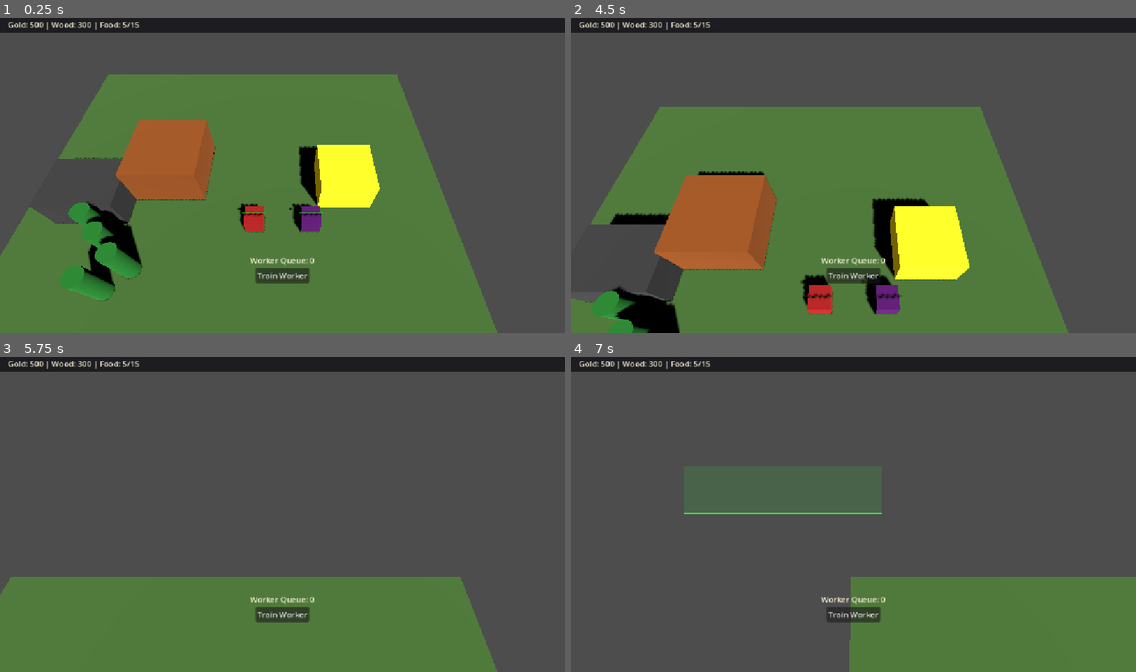
Above: before the commit, frames 1-4 (two rows, left to right).
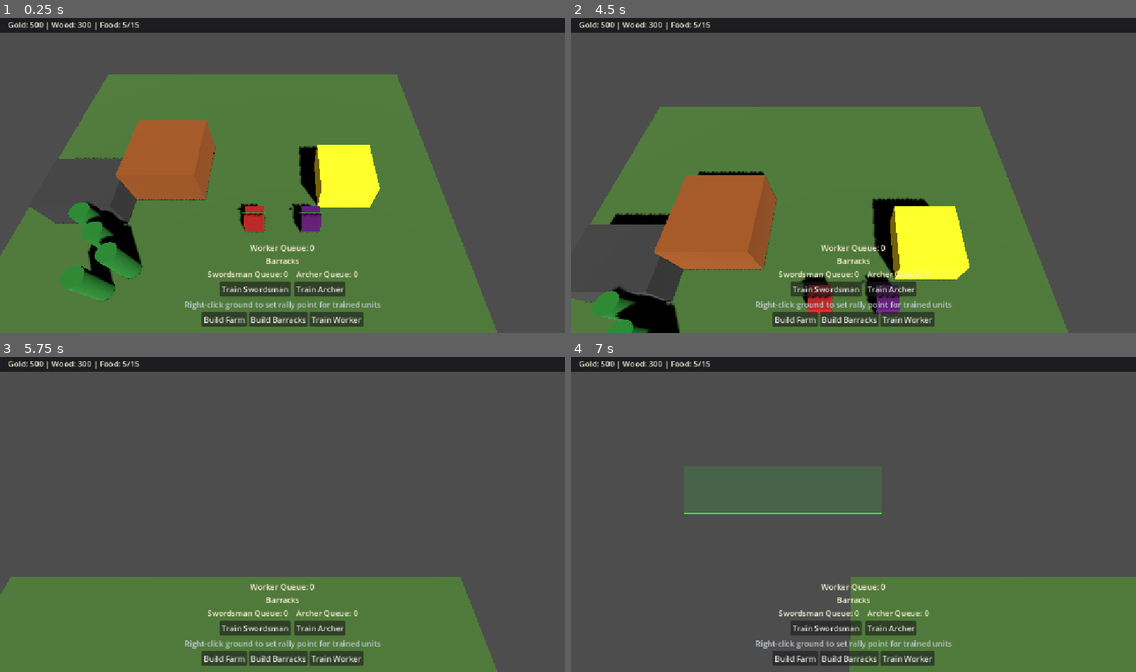
Above: after the commit, the same moments.

Repository: nplvkntx/endless-battle
Game: Godot game, scene res://scenes/combat_test.tscn
Same seed, same stepped clock (60 frames per second), same inputs: the game is played once before the commit and once after it. This scene is started directly instead of the project's main scene.
Inputs (mouse positions are in pixels of both pictures, inside the frame that each line leads up to):
- Up to frame 1 (0.25 s): no input
- Up to frame 2 (4.5 s): click "Train Worker" at 0.5 s; click (825, 288) at 1.25 s, where only the run after the commit has a clickable "Train Swordsman"; click (893, 288) at 2 s, where only the run after the commit has a clickable "Train Archer"; click (797, 320) at 2.75 s, where only the run after the commit has a clickable "Build Farm"; click (847, 320) at 3.5 s, where only the run after the commit has a clickable "Build Barracks"; tap Enter at 4.25 s; move the mouse to (825, 238) at 4.27 s; hold Up (ui_up) from 4.28 s (still down); tap B at 4.35 s; click (825, 238) at 4.42 s
- Up to frame 3 (5.75 s): release Up (ui_up) at 5 s; drag from (452, 561) to (254, 577) at 5.02 s
- Up to frame 4 (7 s): move the mouse to (684, 467) at 5.77 s; hold Left (ui_left) 5.78-6.5 s; tap T at 5.85 s; click (684, 467) at 5.92 s; drag from (881, 514) to (684, 467) at 6.52 s

The runs differ from the first frame. In frame 1, 3.5% of the frame differs, in the area x 32-68%, y 72-98%; in frame 2, 3.3%; in frame 3, 3.5%; in frame 4, 3.3%.
Error before the commit: Invalid assignment of property or key 'visible' with value of type 'bool' on a base object of type 'null instance'. (res://scripts/ui/build_commands.gd:28)

Commit message:
Add selected command panel

Diff:
--- a/scenes/main.tscn
+++ b/scenes/main.tscn
@@ -126,7 +126,8 @@
 theme_override_colors/font_color = Color(0.95, 0.92, 0.82, 1)
 text = "Health: 100 / 100"
 
-[node name="BuildCommands" type="VBoxContainer" parent="GameUI"]
+[node name="SelectionCommandPanel" type="PanelContainer" parent="GameUI"]
+visible = false
 anchors_preset = 7
 anchor_left = 0.5
 anchor_top = 1.0
@@ -138,78 +139,90 @@
 offset_bottom = -12.0
 grow_horizontal = 2
 grow_vertical = 0
-mouse_filter = 2
+mouse_filter = 0
+theme_override_styles/panel = SubResource("StyleBoxFlat_selection_info")
 script = ExtResource("12_build_commands")
 
-[node name="WorkerQueueLabel" type="Label" parent="GameUI/BuildCommands"]
+[node name="MarginContainer" type="MarginContainer" parent="GameUI/SelectionCommandPanel"]
+layout_mode = 2
+
+[node name="VBoxContainer" type="VBoxContainer" parent="GameUI/SelectionCommandPanel/MarginContainer"]
+layout_mode = 2
+theme_override_constants/separation = 6
+
+[node name="WorkerQueueLabel" type="Label" parent="GameUI/SelectionCommandPanel/MarginContainer/VBoxContainer"]
 layout_mode = 2
 theme_override_colors/font_color = Color(0.95, 0.92, 0.82, 1)
 text = "Worker Queue: 0"
 horizontal_alignment = 1
 
-[node name="BarracksPanel" type="VBoxContainer" parent="GameUI/BuildCommands"]
+[node name="BarracksPanel" type="VBoxContainer" parent="GameUI/SelectionCommandPanel/MarginContainer/VBoxContainer"]
 layout_mode = 2
 theme_override_constants/separation = 4
 
-[node name="BarracksTitleLabel" type="Label" parent="GameUI/BuildCommands/BarracksPanel"]
+[node name="BarracksTitleLabel" type="Label" parent="GameUI/SelectionCommandPanel/MarginContainer/VBoxContainer/BarracksPanel"]
 layout_mode = 2
 theme_override_colors/font_color = Color(0.95, 0.92, 0.82, 1)
 text = "Barracks"
 horizontal_alignment = 1
 
-[node name="BarracksQueuesRow" type="HBoxContainer" parent="GameUI/BuildCommands/BarracksPanel"]
+[node name="BarracksQueuesRow" type="HBoxContainer" parent="GameUI/SelectionCommandPanel/MarginContainer/VBoxContainer/BarracksPanel"]
 layout_mode = 2
 alignment = 1
 theme_override_constants/separation = 16
 
-[node name="SwordsmanQueueLabel" type="Label" parent="GameUI/BuildCommands/BarracksPanel/BarracksQueuesRow"]
+[node name="SwordsmanQueueLabel" type="Label" parent="GameUI/SelectionCommandPanel/MarginContainer/VBoxContainer/BarracksPanel/BarracksQueuesRow"]
 layout_mode = 2
 theme_override_colors/font_color = Color(0.95, 0.92, 0.82, 1)
 text = "Swordsman Queue: 0"
 
-[node name="ArcherQueueLabel" type="Label" parent="GameUI/BuildCommands/BarracksPanel/BarracksQueuesRow"]
+[node name="ArcherQueueLabel" type="Label" parent="GameUI/SelectionCommandPanel/MarginContainer/VBoxContainer/BarracksPanel/BarracksQueuesRow"]
 layout_mode = 2
 theme_override_colors/font_color = Color(0.95, 0.92, 0.82, 1)
 text = "Archer Queue: 0"
 
-[node name="BarracksTrainingRow" type="HBoxContainer" parent="GameUI/BuildCommands/BarracksPanel"]
+[node name="BarracksTrainingRow" type="HBoxContainer" parent="GameUI/SelectionCommandPanel/MarginContainer/VBoxContainer/BarracksPanel"]
 layout_mode = 2
 alignment = 1
 theme_override_constants/separation = 8
 
-[node name="TrainSwordsmanButton" type="Button" parent="GameUI/BuildCommands/BarracksPanel/BarracksTrainingRow"]
+[node name="TrainSwordsmanButton" type="Button" parent="GameUI/SelectionCommandPanel/MarginContainer/VBoxContainer/BarracksPanel/BarracksTrainingRow"]
 layout_mode = 2
 text = "Train Swordsman"
 
-[node name="TrainArcherButton" type="Button" parent="GameUI/BuildCommands/BarracksPanel/BarracksTrainingRow"]
+[node name="TrainArcherButton" type="Button" parent="GameUI/SelectionCommandPanel/MarginContainer/VBoxContainer/BarracksPanel/BarracksTrainingRow"]
 layout_mode = 2
 text = "Train Archer"
 
-[node name="RallyPointHintLabel" type="Label" parent="GameUI/BuildCommands/BarracksPanel"]
+[node name="RallyPointHintLabel" type="Label" parent="GameUI/SelectionCommandPanel/MarginContainer/VBoxContainer/BarracksPanel"]
 layout_mode = 2
 theme_override_colors/font_color = Color(0.75, 0.78, 0.82, 1)
 text = "Right-click ground to set rally point for trained units"
 horizontal_alignment = 1
 
-[node name="ButtonsRow" type="HBoxContainer" parent="GameUI/BuildCommands"]
+[node name="ButtonsRow" type="HBoxContainer" parent="GameUI/SelectionCommandPanel/MarginContainer/VBoxContainer"]
 layout_mode = 2
 alignment = 1
 
-[node name="BuildFarmButton" type="Button" parent="GameUI/BuildCommands/ButtonsRow"]
+[node name="BuildFarmButton" type="Button" parent="GameUI/SelectionCommandPanel/MarginContainer/VBoxContainer/ButtonsRow"]
 layout_mode = 2
 text = "Build Farm"
 
-[node name="BuildBarracksButton" type="Button" parent="GameUI/BuildCommands/ButtonsRow"]
+[node name="BuildBarracksButton" type="Button" parent="GameUI/SelectionCommandPanel/MarginContainer/VBoxContainer/ButtonsRow"]
 layout_mode = 2
 text = "Build Barracks"
 
-[node name="BuildTowerButton" type="Button" parent="GameUI/BuildCommands/ButtonsRow"]
+[node name="BuildTowerButton" type="Button" parent="GameUI/SelectionCommandPanel/MarginContainer/VBoxContainer/ButtonsRow"]
 layout_mode = 2
 text = "Build Tower"
 
-[node name="TrainWorkerButton" type="Button" parent="GameUI/BuildCommands/ButtonsRow"]
+[node name="TrainWorkerButton" type="Button" parent="GameUI/SelectionCommandPanel/MarginContainer/VBoxContainer/ButtonsRow"]
 layout_mode = 2
 text = "Train Worker"
+
+[node name="AttackButton" type="Button" parent="GameUI/SelectionCommandPanel/MarginContainer/VBoxContainer/ButtonsRow"]
+layout_mode = 2
+text = "Attack"
 
 [node name="Ground" type="MeshInstance3D" parent="."]
 mesh = SubResource("PlaneMesh_ground")
--- a/scripts/ui/build_commands.gd
+++ b/scripts/ui/build_commands.gd
@@ -1,20 +1,30 @@
-extends Control
-
-## Shows context actions for the current selection (worker build, town center training).
+extends PanelContainer
+
+## Context-sensitive command panel for the current selection (build, train, attack).
 
 @export var selection_manager_path: NodePath = "../../SelectionManager"
 @export var build_manager_path: NodePath = "../../BuildManager"
 
-@onready var _barracks_panel: VBoxContainer = $BarracksPanel
-@onready var _build_farm_button: Button = $ButtonsRow/BuildFarmButton
-@onready var _build_barracks_button: Button = $ButtonsRow/BuildBarracksButton
-@onready var _build_tower_button: Button = $ButtonsRow/BuildTowerButton
-@onready var _train_worker_button: Button = $ButtonsRow/TrainWorkerButton
-@onready var _train_swordsman_button: Button = $BarracksPanel/BarracksTrainingRow/TrainSwordsmanButton
-@onready var _train_archer_button: Button = $BarracksPanel/BarracksTrainingRow/TrainArcherButton
-@onready var _worker_queue_label: Label = $WorkerQueueLabel
-@onready var _swordsman_queue_label: Label = $BarracksPanel/BarracksQueuesRow/SwordsmanQueueLabel
-@onready var _archer_queue_label: Label = $BarracksPanel/BarracksQueuesRow/ArcherQueueLabel
+@onready var _barracks_panel: VBoxContainer = $MarginContainer/VBoxContainer/BarracksPanel
+@onready var _buttons_row: HBoxContainer = $MarginContainer/VBoxContainer/ButtonsRow
+@onready var _build_farm_button: Button = $MarginContainer/VBoxContainer/ButtonsRow/BuildFarmButton
+@onready var _build_barracks_button: Button = $MarginContainer/VBoxContainer/ButtonsRow/BuildBarracksButton
+@onready var _build_tower_button: Button = $MarginContainer/VBoxContainer/ButtonsRow/BuildTowerButton
+@onready var _train_worker_button: Button = $MarginContainer/VBoxContainer/ButtonsRow/TrainWorkerButton
+@onready var _attack_button: Button = $MarginContainer/VBoxContainer/ButtonsRow/AttackButton
+@onready var _train_swordsman_button: Button = (
+	$MarginContainer/VBoxContainer/BarracksPanel/BarracksTrainingRow/TrainSwordsmanButton
+)
+@onready var _train_archer_button: Button = (
+	$MarginContainer/VBoxContainer/BarracksPanel/BarracksTrainingRow/TrainArcherButton
+)
+@onready var _worker_queue_label: Label = $MarginContainer/VBoxContainer/WorkerQueueLabel
+@onready var _swordsman_queue_label: Label = (
+	$MarginContainer/VBoxContainer/BarracksPanel/BarracksQueuesRow/SwordsmanQueueLabel
+)
+@onready var _archer_queue_label: Label = (
+	$MarginContainer/VBoxContainer/BarracksPanel/BarracksQueuesRow/ArcherQueueLabel
+)
 
 var _selected_command_center: CommandCenter = null
 var _selected_barracks: Barracks = null
@@ -22,11 +32,14 @@
 
 
 func _ready() -> void:
+	visible = false
 	_barracks_panel.visible = false
+	_buttons_row.visible = false
 	_build_farm_button.visible = false
 	_build_barracks_button.visible = false
 	_build_tower_button.visible = false
 	_train_worker_button.visible = false
+	_attack_button.visible = false
 	_worker_queue_label.visible = false
 	_set_barracks_button_labels()
 	_build_farm_button.pressed.connect(_on_build_farm_pressed)
@@ -35,6 +48,7 @@
 	_train_worker_button.pressed.connect(_on_train_worker_pressed)
 	_train_swordsman_button.pressed.connect(_on_train_swordsman_pressed)
 	_train_archer_button.pressed.connect(_on_train_archer_pressed)
+	_attack_button.pressed.connect(_on_attack_pressed)
 
 	var selection_manager: Node = get_node_or_null(selection_manager_path)
 	if selection_manager == null:
@@ -89,28 +103,45 @@
 func _refresh_command_visibility() -> void:
 	var selection_manager: Node = get_node_or_null(selection_manager_path)
 	if selection_manager == null:
-		return
-
-	var has_worker: bool = false
-	for unit: Unit in selection_manager.selected_units:
-		if unit is Worker:
-			has_worker = true
-			break
-
+		visible = false
+		return
+
+	var selected_units: Array[Unit] = selection_manager.selected_units
 	var selected_building: Building = selection_manager.selected_building
+	var multi_select: bool = selected_units.size() > 1
+	var nothing_selected: bool = selected_units.is_empty() and selected_building == null
+
+	if nothing_selected or multi_select:
+		visible = false
+		return
+
+	var single_worker: bool = selected_units.size() == 1 and selected_units[0] is Worker
+	var single_combat_unit: bool = (
+		selected_units.size() == 1
+		and (selected_units[0] is Swordsman or selected_units[0] is Archer)
+	)
 	var show_barracks_training: bool = (
 		selected_building is Barracks
 		and (selected_building as Barracks).building_state == Building.STATE_COMPLETED
 	)
+	var show_town_center_commands: bool = selected_building is CommandCenter
 
 	_selected_barracks = selected_building as Barracks if show_barracks_training else null
 
+	_build_farm_button.visible = single_worker
+	_build_barracks_button.visible = single_worker
+	_build_tower_button.visible = single_worker
+	_train_worker_button.visible = show_town_center_commands
+	_attack_button.visible = single_combat_unit
+	_buttons_row.visible = single_worker or show_town_center_commands or single_combat_unit
 	_barracks_panel.visible = show_barracks_training
-	_build_farm_button.visible = has_worker
-	_build_barracks_button.visible = has_worker
-	_build_tower_button.visible = has_worker
-	_train_worker_button.visible = _selected_command_center != null
-	_worker_queue_label.visible = _selected_command_center != null
+	_worker_queue_label.visible = show_town_center_commands
+
+	visible = single_worker or show_town_center_commands or show_barracks_training or single_combat_unit
+
+
+func _on_attack_pressed() -> void:
+	InputManager.arm_attack_move()
 
 
 func _on_worker_queue_changed(queue_count: int) -> void:
